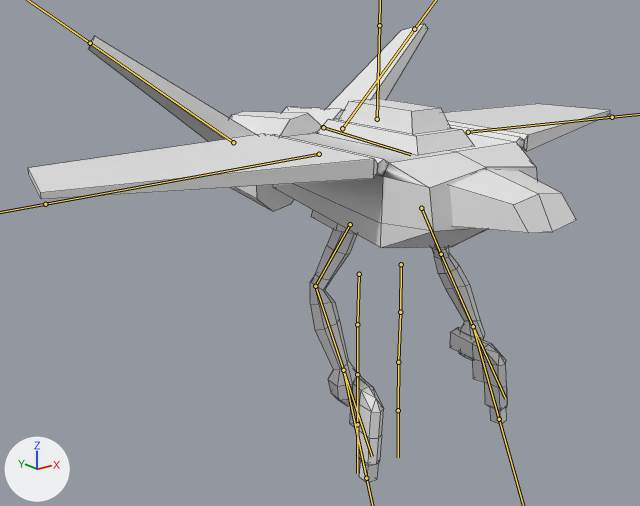
One commit to the FBX model superActionAirplane/Assets/Art/Models/playerShip_1.fbx: the scene before it, then after it.
Both versions are drawn from a 50 mm lens placed at (-6.58, -7.04, 2.19), pointed at (-0.48, 0.58, -0.86). Arrows for +X, +Y and +Z are at lower left; the lights stay in place. Both versions are drawn at frame 2 of the action 'Armature|ArmatureAction'; the numbers are the values there. The bones that bend it are drawn over the model as lines. Mesh edges are drawn as thin lines.

Names of what the first picture shows: 'PlayerShip'.
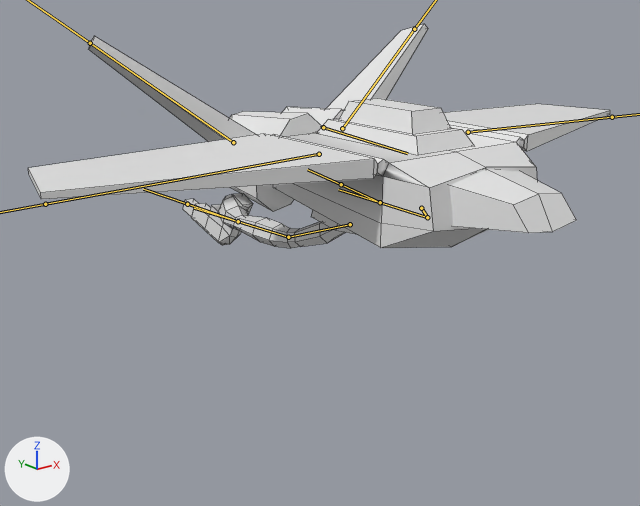
Pixel boxes [x1, y1, x2, y2] of what changed, in the pictures (640 x 506 px):
'PlayerShip', posed (51% shorter): before [28, 24, 610, 483]; after [28, 24, 610, 248]
bone 'hand1.L', root to tip: before (421, 208) to (441, 254); after (421, 208) to (427, 217)
bone 'hand2.L', root to tip: before (441, 254) to (473, 326); after (427, 217) to (380, 202)
bone 'hand1.R', root to tip: before (350, 224) to (315, 286); after (350, 224) to (288, 237)
bone 'hand2.R', root to tip: before (315, 286) to (343, 370); after (288, 237) to (238, 221)
bone 'IK.L', root to tip: before (473, 326) to (473, 327); after (380, 202) to (379, 202)
bone 'IK.R', root to tip: before (343, 370) to (343, 371); after (238, 221) to (237, 221)

The edits, one by one:
Bone 'hand1.L' (bone_hand1_l) turns from (3, -4, 14) to (-34, 23, 27) degrees about its own x, y and z.
Bone 'hand2.L' (bone_hand2_l) turns from (-8, -1, -22) to (-14, 3, 51) degrees about its own x, y and z.
Bone 'hand1.R' (bone_hand1_r) turns from (-1, 3, -15) to (-56, -17, -12) degrees about its own x, y and z.
Bone 'hand2.R' (bone_hand2_r) turns from (-18, 3, 28) to (-5, -2, -32) degrees about its own x, y and z.
Bone 'IK.L' (bone_ik_l) moves from (0.24, -0.19, -0.46) to (0.34, -1.36, 1.33).
Bone 'IK.L' (bone_ik_l) turns from (1, -7, -9) to (99, 13, -51) degrees about its own x, y and z.
Bone 'IK.R' (bone_ik_r) moves from (-0.13, -0.21, -0.46) to (-0.13, -1.43, 1.49).
Bone 'IK.R' (bone_ik_r) turns from (1, 6, 3) to (109, -5, 5) degrees about its own x, y and z.
